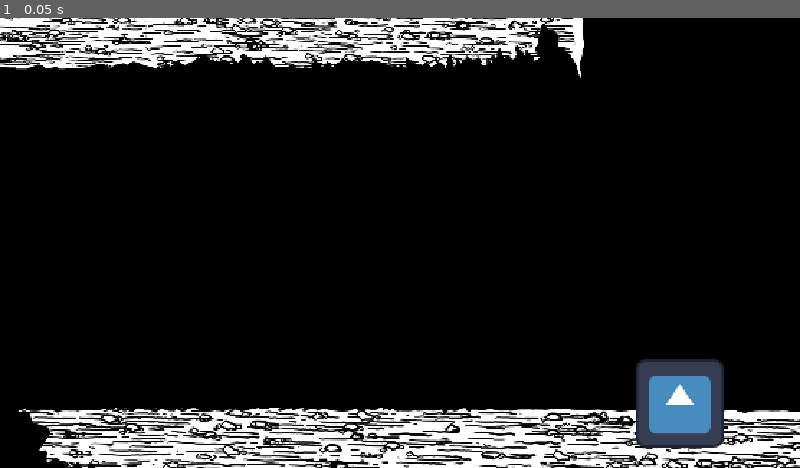
Above: before the commit, frame 1.
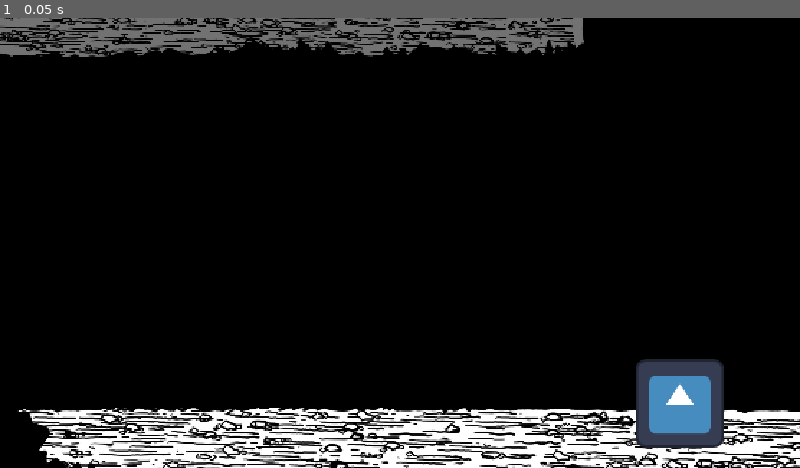
Above: after the commit, the same moment.

Repository: gostke/timeverns
Game: Godot game, scene res://levels/level_2.tscn
Same seed, same stepped clock (60 frames per second), same inputs: the game is played once before the commit and once after it. The engine's default icon, where the game draws it, is replaced by a stand-in: a white triangle on a blue panel in a dark square.
Inputs:
- Up to frame 1 (0.05 s): no input

The runs differ from the first frame. In frame 1, 5.6% of the frame differs, in the area x 0-73%, y 0-14%.

Commit message:
bomb anim

Diff:
--- a/items/bomb.gd
+++ b/items/bomb.gd
@@ -2,10 +2,12 @@
 class_name Bomb
 
 @onready var fuze: Timer = $Fuze
+@onready var animation_player: AnimationPlayer = $AnimationPlayer
 
 func on_pick_up() -> void:
 	if fuze.is_stopped():
 		fuze.start()
+		animation_player.play("lit")
 
 func on_put_down() -> void:
 	pass
--- a/items/bomb.tscn
+++ b/items/bomb.tscn
@@ -1,33 +1,150 @@
-[gd_scene load_steps=4 format=3 uid="uid://6ci323i4f7tr"]
+[gd_scene load_steps=13 format=3 uid="uid://6ci323i4f7tr"]
 
-[ext_resource type="Texture2D" uid="uid://bqxn11rl4ljcr" path="res://icon.svg" id="1_amjlg"]
 [ext_resource type="Script" uid="uid://4jgqfk4bgoa3" path="res://items/bomb.gd" id="1_lnnoo"]
+[ext_resource type="Texture2D" uid="uid://b05d5csjw8ghq" path="res://sprites/OBJECTS.png" id="2_lnnoo"]
+
+[sub_resource type="AtlasTexture" id="AtlasTexture_lnnoo"]
+atlas = ExtResource("2_lnnoo")
+region = Rect2(2613, 280, 183, 200)
+
+[sub_resource type="AtlasTexture" id="AtlasTexture_tqfld"]
+atlas = ExtResource("2_lnnoo")
+region = Rect2(2613, 280, 183, 200)
+
+[sub_resource type="AtlasTexture" id="AtlasTexture_6uah4"]
+atlas = ExtResource("2_lnnoo")
+region = Rect2(2796, 280, 183, 200)
+
+[sub_resource type="AtlasTexture" id="AtlasTexture_38yse"]
+atlas = ExtResource("2_lnnoo")
+region = Rect2(2979, 280, 183, 200)
+
+[sub_resource type="SpriteFrames" id="SpriteFrames_amjlg"]
+animations = [{
+"frames": [{
+"duration": 1.0,
+"texture": SubResource("AtlasTexture_lnnoo")
+}],
+"loop": true,
+"name": &"idle",
+"speed": 5.0
+}, {
+"frames": [{
+"duration": 1.0,
+"texture": SubResource("AtlasTexture_tqfld")
+}, {
+"duration": 1.0,
+"texture": SubResource("AtlasTexture_tqfld")
+}, {
+"duration": 1.0,
+"texture": SubResource("AtlasTexture_tqfld")
+}, {
+"duration": 1.0,
+"texture": SubResource("AtlasTexture_6uah4")
+}, {
+"duration": 1.0,
+"texture": SubResource("AtlasTexture_6uah4")
+}, {
+"duration": 1.0,
+"texture": SubResource("AtlasTexture_38yse")
+}],
+"loop": true,
+"name": &"lit",
+"speed": 1.0
+}]
 
 [sub_resource type="CircleShape2D" id="CircleShape2D_amjlg"]
 radius = 14.0
+
+[sub_resource type="Animation" id="Animation_lnnoo"]
+resource_name = "idle"
+loop_mode = 1
+tracks/0/type = "value"
+tracks/0/imported = false
+tracks/0/enabled = true
+tracks/0/path = NodePath("AnimatedSprite2D:animation")
+tracks/0/interp = 1
+tracks/0/loop_wrap = true
+tracks/0/keys = {
+"times": PackedFloat32Array(0),
+"transitions": PackedFloat32Array(1),
+"update": 1,
+"values": [&"idle"]
+}
+
+[sub_resource type="Animation" id="Animation_tqfld"]
+length = 0.001
+tracks/0/type = "value"
+tracks/0/imported = false
+tracks/0/enabled = true
+tracks/0/path = NodePath("AnimatedSprite2D:animation")
+tracks/0/interp = 1
+tracks/0/loop_wrap = true
+tracks/0/keys = {
+"times": PackedFloat32Array(0),
+"transitions": PackedFloat32Array(1),
+"update": 1,
+"values": [&"idle"]
+}
+tracks/1/type = "value"
+tracks/1/imported = false
+tracks/1/enabled = true
+tracks/1/path = NodePath("AnimatedSprite2D:position")
+tracks/1/interp = 1
+tracks/1/loop_wrap = true
+tracks/1/keys = {
+"times": PackedFloat32Array(0),
+"transitions": PackedFloat32Array(1),
+"update": 0,
+"values": [Vector2(0, 0)]
+}
+
+[sub_resource type="Animation" id="Animation_6uah4"]
+resource_name = "lit"
+length = 6.0000167
+loop_mode = 1
+step = 0.083333336
+tracks/0/type = "value"
+tracks/0/imported = false
+tracks/0/enabled = true
+tracks/0/path = NodePath("AnimatedSprite2D:animation")
+tracks/0/interp = 0
+tracks/0/loop_wrap = true
+tracks/0/keys = {
+"times": PackedFloat32Array(0),
+"transitions": PackedFloat32Array(1),
+"update": 1,
+"values": [&"lit"]
+}
+tracks/1/type = "value"
+tracks/1/imported = false
+tracks/1/enabled = true
+tracks/1/path = NodePath("AnimatedSprite2D:position")
+tracks/1/interp = 1
+tracks/1/loop_wrap = true
+tracks/1/keys = {
+"times": PackedFloat32Array(3, 3.1666667, 3.3333335, 3.5000002, 3.6666667, 3.8333335, 4, 4.166667, 4.3333335, 4.5, 4.6666665, 4.8333335, 5, 5.0833335, 5.166667, 5.25, 5.3333335, 5.416667, 5.5, 5.5833335, 5.6666665, 5.75, 5.8333335, 5.9166665, 6),
+"transitions": PackedFloat32Array(1, 1, 1, 1, 1, 1, 1, 1, 1, 1, 1, 1, 1, 1, 1, 1, 1, 1, 1, 1, 1, 1, 1, 1, 1),
+"update": 1,
+"values": [Vector2(0, 0), Vector2(-1, -1), Vector2(0, 0), Vector2(-1, -1), Vector2(0, 0), Vector2(-1, -1), Vector2(0, 0), Vector2(-1, -1), Vector2(0, 0), Vector2(-1, -1), Vector2(0, 0), Vector2(-1, -1), Vector2(0, 0), Vector2(-1, -1), Vector2(0, 0), Vector2(-1, -1), Vector2(0, 0), Vector2(-1, -1), Vector2(0, 0), Vector2(4, 2), Vector2(-4, -3), Vector2(4, 2), Vector2(-4, -3), Vector2(4, 2), Vector2(-4, -3)]
+}
+
+[sub_resource type="AnimationLibrary" id="AnimationLibrary_tqfld"]
+_data = {
+&"RESET": SubResource("Animation_tqfld"),
+&"idle": SubResource("Animation_lnnoo"),
+&"lit": SubResource("Animation_6uah4")
+}
 
 [node name="Bomb" type="RigidBody2D"]
 collision_layer = 4
 script = ExtResource("1_lnnoo")
 
-[node name="Sprite2D2" type="Sprite2D" parent="."]
-modulate = Color(0.24115604, 0.24115604, 0.24115604, 1)
-position = Vector2(1.999999, -14.999999)
-rotation = 0.43392003
-scale = Vector2(0.025031628, 0.09970809)
-texture = ExtResource("1_amjlg")
-
-[node name="Sprite2D" type="Sprite2D" parent="."]
-modulate = Color(0.24115604, 0.24115604, 0.24115604, 1)
-scale = Vector2(0.2, 0.2)
-texture = ExtResource("1_amjlg")
-
-[node name="Sprite2D3" type="Sprite2D" parent="."]
-modulate = Color(0.9886679, 0.5103827, 0, 1)
-position = Vector2(4, -20.000002)
-rotation = 0.43392003
-scale = Vector2(0.037462853, 0.03644002)
-texture = ExtResource("1_amjlg")
+[node name="AnimatedSprite2D" type="AnimatedSprite2D" parent="."]
+scale = Vector2(0.16, 0.16)
+sprite_frames = SubResource("SpriteFrames_amjlg")
+animation = &"idle"
+autoplay = "idle"
 
 [node name="CollisionShape2D" type="CollisionShape2D" parent="."]
 shape = SubResource("CircleShape2D_amjlg")
@@ -36,4 +153,10 @@
 wait_time = 6.0
 one_shot = true
 
+[node name="AnimationPlayer" type="AnimationPlayer" parent="."]
+libraries = {
+&"": SubResource("AnimationLibrary_tqfld")
+}
+autoplay = "idle"
+
 [connection signal="timeout" from="Fuze" to="." method="_on_fuze_timeout"]
--- a/levels/level_3.tscn
+++ b/levels/level_3.tscn
@@ -6,6 +6,7 @@
 [node name="level3" instance=ExtResource("1_lfnxh")]
 
 [node name="Human" parent="." index="2" instance=ExtResource("4_lsnkt")]
+position = Vector2(-519, -27)
 
 [node name="Camera2D" type="Camera2D" parent="Human" index="5"]
 zoom = Vector2(1.6, 1.6)
--- a/levels/template_level.tscn
+++ b/levels/template_level.tscn
@@ -1,9 +1,10 @@
-[gd_scene load_steps=7 format=3 uid="uid://cwisekllj2ety"]
+[gd_scene load_steps=8 format=3 uid="uid://cwisekllj2ety"]
 
 [ext_resource type="TileSet" uid="uid://caeb4spg26enr" path="res://levels/tilesett.tres" id="1_wxtcu"]
 [ext_resource type="Texture2D" uid="uid://bdxcgeu0tvdwf" path="res://sprites/FLOOR 2.png" id="2_8dr53"]
 [ext_resource type="Texture2D" uid="uid://be7sbf68iy3vj" path="res://sprites/FLOOR 1.png" id="2_8424m"]
 [ext_resource type="Texture2D" uid="uid://bqxn11rl4ljcr" path="res://icon.svg" id="2_cllgf"]
+[ext_resource type="Texture2D" uid="uid://ctl0wgnqsk6ng" path="res://sprites/BACKGROUND 1.png" id="3_3jtrw"]
 
 [sub_resource type="WorldBoundaryShape2D" id="WorldBoundaryShape2D_wxtcu"]
 
@@ -31,6 +32,7 @@
 
 [node name="Background3" type="Parallax2D" parent="Decorations"]
 z_index = 1
+scroll_offset = Vector2(-46, -632)
 
 [node name="Sprite2D" type="Sprite2D" parent="Decorations/Background3"]
 modulate = Color(0, 0, 0, 1)
@@ -39,22 +41,27 @@
 texture = ExtResource("2_cllgf")
 
 [node name="Background" type="Parallax2D" parent="Decorations"]
-z_index = 1
+z_index = -2
+scroll_scale = Vector2(0.8, 0.8)
+scroll_offset = Vector2(-4, -472)
 
 [node name="Sprite2D" type="Sprite2D" parent="Decorations/Background"]
-texture = ExtResource("2_8424m")
+modulate = Color(0.38928655, 0.38928664, 0.38928658, 1)
+texture = ExtResource("3_3jtrw")
 
 [node name="Floor" type="Sprite2D" parent="Decorations"]
+modulate = Color(0.446777, 0.44677705, 0.44677705, 1)
 z_index = -1
 texture = ExtResource("2_8dr53")
 
 [node name="Foreground" type="Parallax2D" parent="Decorations"]
 z_index = 1
+scroll_scale = Vector2(1.2, 1.2)
+scroll_offset = Vector2(24, -138)
 
 [node name="Sprite2D" type="Sprite2D" parent="Decorations/Foreground"]
+scale = Vector2(1.2, 1.2)
 texture = ExtResource("2_8424m")
-
-[node name="Sprite2D" type="Sprite2D" parent="Decorations"]
 
 [node name="WorldEnvironment" type="WorldEnvironment" parent="."]
 environment = SubResource("Environment_8424m")
--- a/levels/test_level.tscn
+++ b/levels/test_level.tscn
@@ -26,15 +26,10 @@
 [node name="CollisionShape2D" type="CollisionShape2D" parent="Ground" index="0"]
 shape = SubResource("WorldBoundaryShape2D_46lwt")
 
-[node name="Sprite2D" type="Sprite2D" parent="." index="1"]
-position = Vector2(0.50001526, 65)
-scale = Vector2(11.7578125, 1)
-texture = ExtResource("2_x25rp")
-
-[node name="BombSpawner" parent="." index="2" instance=ExtResource("8_wndkh")]
+[node name="BombSpawner" parent="." index="1" instance=ExtResource("8_wndkh")]
 position = Vector2(-412, -33)
 
-[node name="Human" parent="." index="3" instance=ExtResource("3_gmgay")]
+[node name="Human" parent="." index="2" instance=ExtResource("3_gmgay")]
 position = Vector2(-20, -28)
 
 [node name="Camera2D" type="Camera2D" parent="Human" index="3"]
@@ -44,7 +39,7 @@
 [node name="TestItem" parent="Items" index="0" instance=ExtResource("4_w7r7j")]
 position = Vector2(-317, -17)
 
-[node name="Path2D" type="Path2D" parent="." index="6"]
+[node name="Path2D" type="Path2D" parent="." index="5"]
 curve = SubResource("Curve2D_e7anx")
 
 [node name="MovingPlatform" parent="Path2D" index="0" node_paths=PackedStringArray("switch") instance=ExtResource("5_o6mel")]
@@ -61,5 +56,5 @@
 [node name="CollisionShape2D" type="CollisionShape2D" parent="Path2D/MovingPlatform/AnimatableBody2D" index="0"]
 shape = SubResource("RectangleShape2D_o6mel")
 
-[node name="PressurePlate" parent="." index="7" instance=ExtResource("6_e7anx")]
+[node name="PressurePlate" parent="." index="6" instance=ExtResource("6_e7anx")]
 position = Vector2(-131, 2)
Not shown, added: music/bombThrow.wav.import
Not shown, added: music/bombTime.wav.import
Not shown, added: music/buttonPress.wav.import
Not shown, added: music/buttonUnpress.wav.import
Not shown, added: music/doorOpening.wav.import
Not shown, added: music/explosion.wav.import
Not shown, added: music/portalHum.wav.import
Not shown, added: music/portalOpening.wav.import
